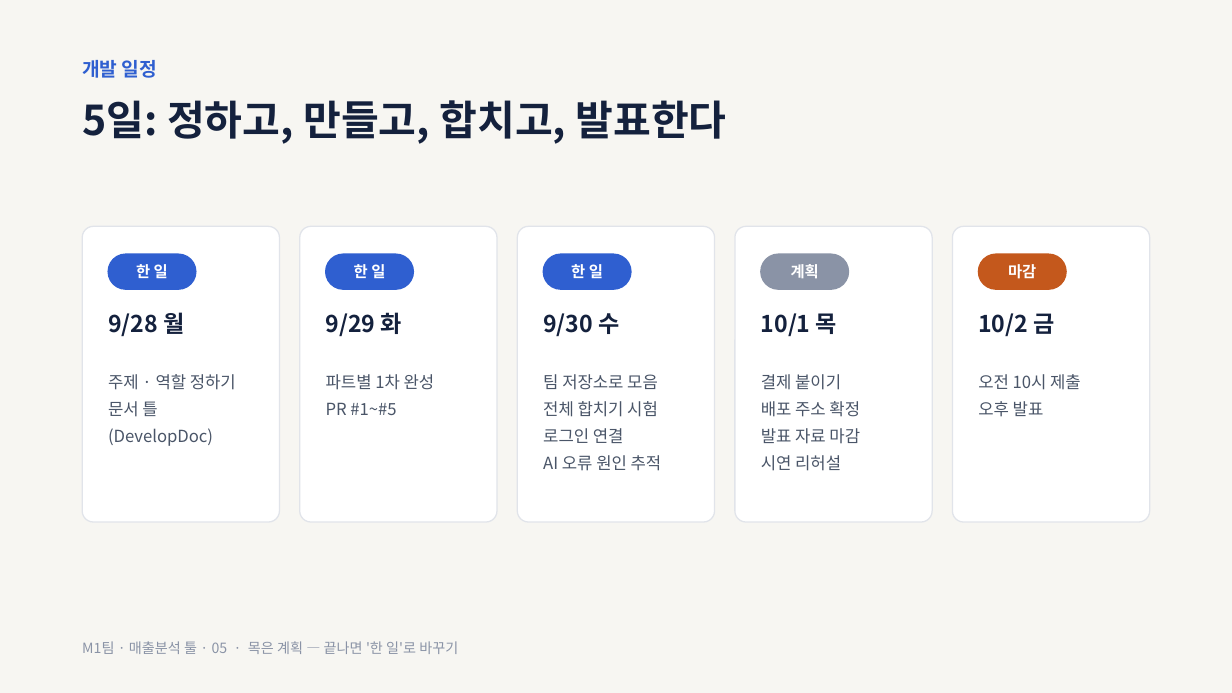
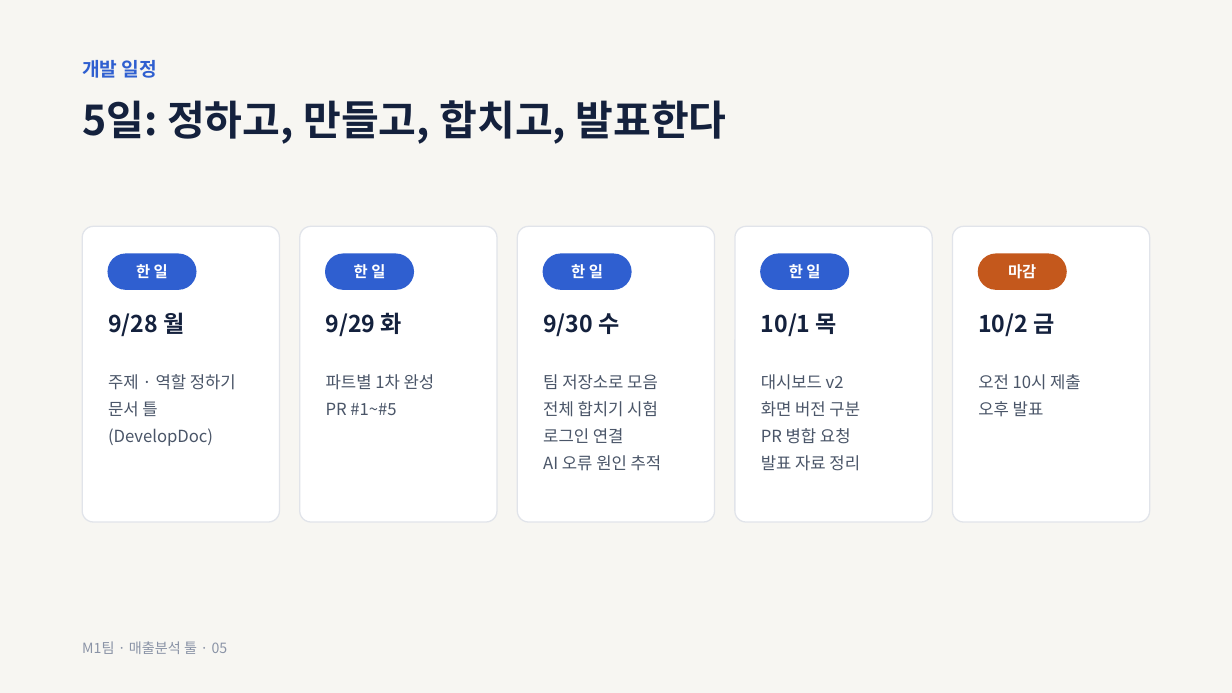
Before and after one commit to ctaleez51-art/sales-analysis, a slide deck: slide 5 of docs/presentation/M1_presentation_draft_v0.1.pptx. Drawn at 1232x693 pixels with LibreOffice and Linux fonts; fonts in the diff are those of the drawing. Boxes give left, top, right and bottom in pixels: in the first picture for what was removed or moved away, otherwise in the second. Text is boxed around its words. In the diff, an @@ line names an element or a change of style, - is before the commit and + after.

```diff
--- a/docs/presentation/M1_presentation_draft_v0.1.pptx
+++ b/docs/presentation/M1_presentation_draft_v0.1.pptx
@@ rounded rectangle at <box>761,254,848,289</box>: fill #8A93A6 to #2F5FD0; outline #8A93A6 1 pt to #2F5FD0 1 pt @@
@@ text at <box>789,264,820,278</box>: text changed @@
-계획
+한 일
@@ text at <box>761,374,860,471</box>: text changed @@
-결제 붙이기
-배포 주소 확정
-발표 자료 마감
-시연 리허설
+대시보드 v2
+화면 버전 구분
+PR 병합 요청
+발표 자료 정리
@@ text at <box>82,641,228,654</box>: text changed @@
-M1팀 · 매출분석 툴 · 05 · 목은 계획 — 끝나면 '한 일'로 바꾸기
+M1팀 · 매출분석 툴 · 05
```
Also in this commit, not shown: 2 other files.
